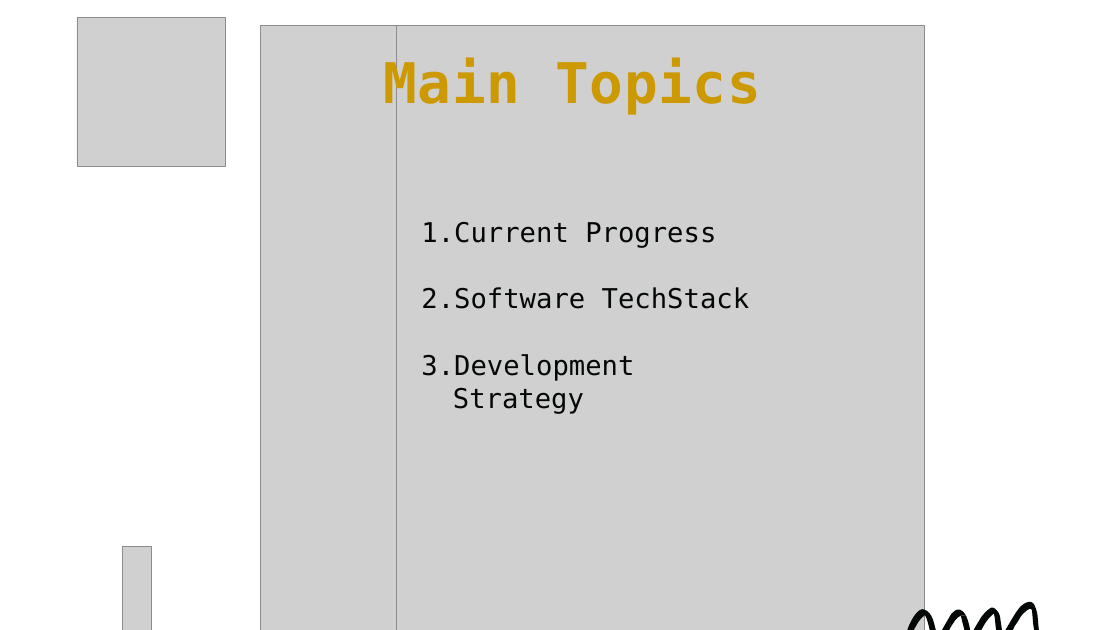
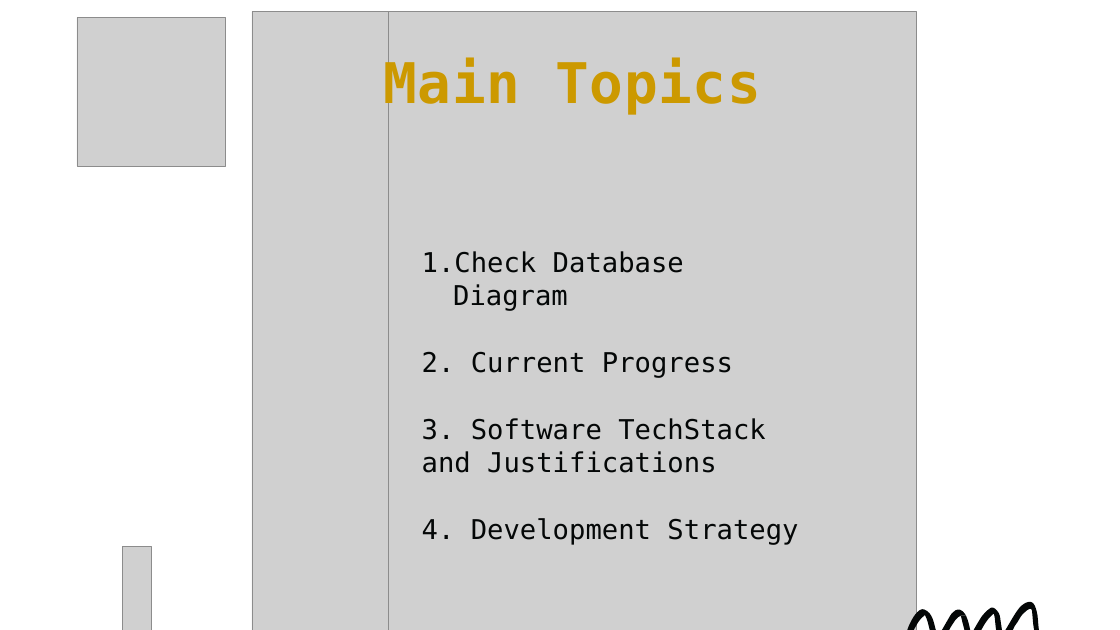
Before and after one commit to andrewwu531/final_year_dissertation, a slide deck: slide 3 of Documentations/Supervisor Meeting PowerPoints/8._Supervisor_Meeting_8Jan21.pptx. Drawn at 1120x630 pixels with LibreOffice and Linux fonts; fonts in the diff are those of the drawing; grey boxes stand for pictures. Boxes give left, top, right and bottom in pixels: in the first picture for what was removed or moved away, otherwise in the second. Text is boxed around its words. In the diff, an @@ line names an element or a change of style, - is before the commit and + after.

Commit message:
database - complete restaurant serving time categories

```diff
--- a/Documentations/Supervisor Meeting PowerPoints/8._Supervisor_Meeting_8Jan21.pptx
+++ b/Documentations/Supervisor Meeting PowerPoints/8._Supervisor_Meeting_8Jan21.pptx
@@ picture: place and size @@
-picture at (260, 26, 745, 630)
+picture at (252, 12, 737, 630)
@@ picture: place and size @@
-picture at (396, 26, 925, 630)
+picture at (389, 12, 917, 630)
@@ text at (422, 251, 798, 545): text changed @@
-1. Current Progress
-2. Software TechStack
-3. Development Strategy
+1. Check Database Diagram
+2. Current Progress
+3. Software TechStack and Justifications
+4. Development Strategy
```
Also in this commit, not shown: 3 other slides changed, 2 slides added, 1 slide removed, 39 other files.
